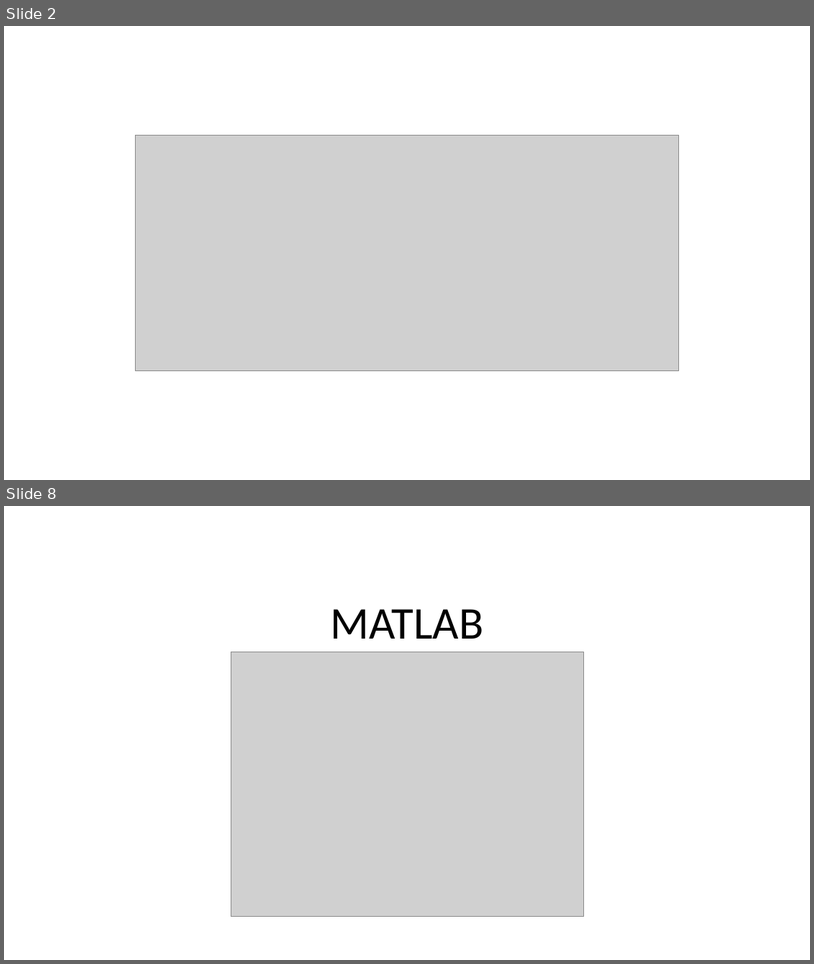
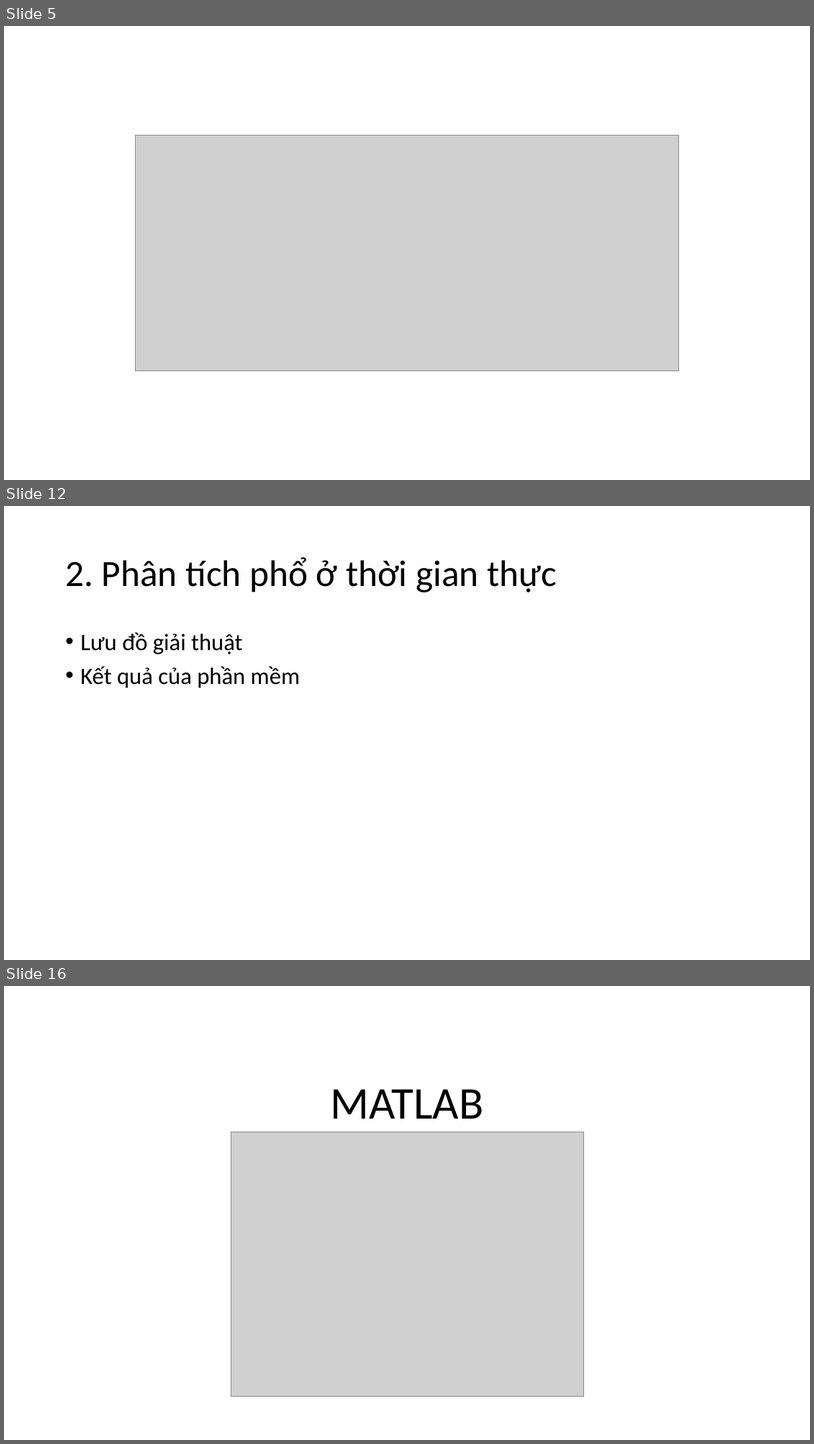
Before and after one commit to Sunfl4wer/Signal-and-Spectrum, a slide deck: Signal_and_Spectrum.pptx. Shown one above the other, each under a label of ours: slides 2 and 8 before the commit, slides 5, 12 and 16 after it; the slides between them are not shown. The pictures are 814x964 and 814x1444 pixels, drawn with LibreOffice and Linux fonts; fonts in the diff are those of the drawing; grey boxes stand for pictures. Boxes give left, top, right and bottom in pixels: in the first picture for what was removed or moved away, otherwise in the second. Text is boxed around its words. In the diff, an @@ line names an element or a change of style, - is before the commit and + after.

```diff
--- a/Signal_and_Spectrum.pptx
+++ b/Signal_and_Spectrum.pptx
@@ slide 12 added at [4, 506, 810, 960], background #FFFFFF @@
@@ title added at [65, 557, 557, 592], 44 pt, text #000000 @@
+2. Phân tích phổ ở thời gian thực
@@ text added at [80, 632, 300, 688], 28 pt, text #000000 @@
+• Lưu đồ giải thuật
+• Kết quả của phần mềm
@@ what was slide 2 is now slide 5 @@
@@ what was slide 8 is now slide 16 @@
```
Also in this commit, not shown: 7 slides changed, 36 other slides added, 6 slides removed.
